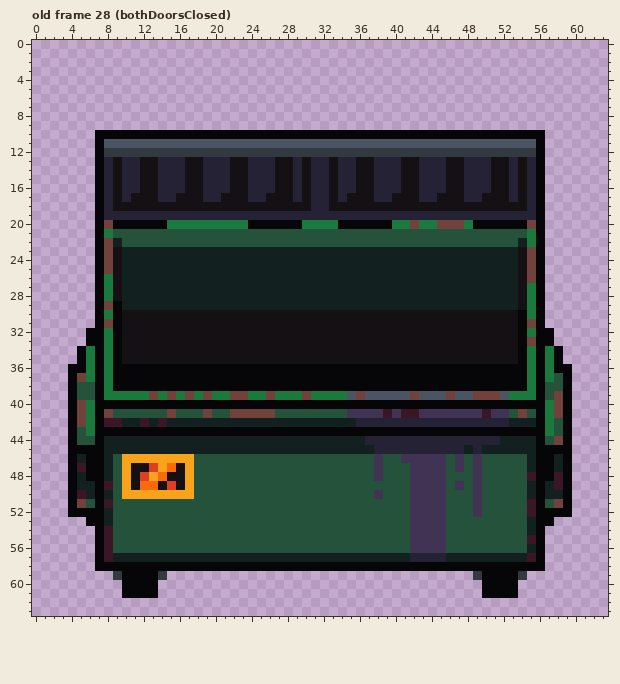
Pixel-art file -- art/dumpster.aseprite. The picture above is the old version.
64x64 pixels, 46 frames. Shown: old frame 28 (bothDoorsClosed). The commit also changed other frames, which this record leaves out.
New version:
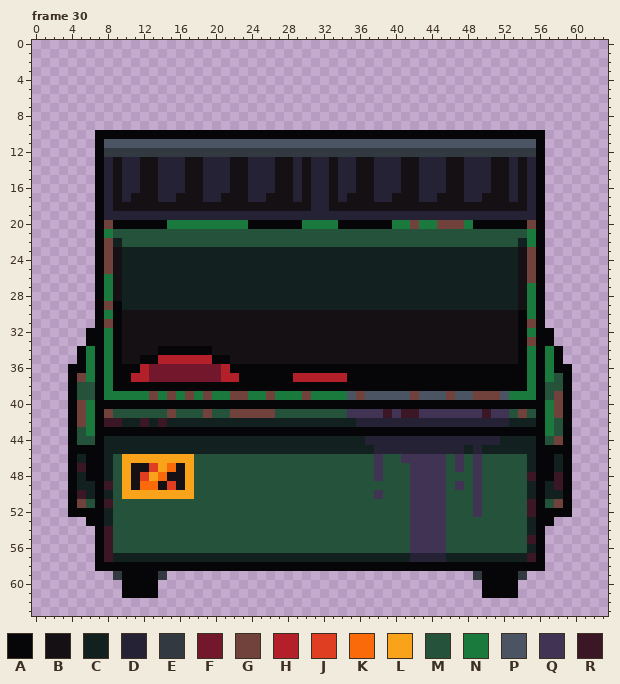
Palette (. is transparent): A #060608  B #141013  C #122020  D #242234  E #333941  F #73172d  G #71413b  H #b4202a  J #df3e23  K #fa6a0a  L #f9a31b  M #24523b  N #1a7a3e  P #4a5462  Q #403353  R #3b1725
A new or re-ordered frame is compared with the old frame closest to it.
What changed:
frames 46 -> 74
--- frame 30 is new; against old frame 28 (bothDoorsClosed), layers "Layer 2", "Layer 4"
@@ x 9..36 @@
 33 ABBBBBBBBBBBBBBBBBBBBBBBBBBB
-34 ABBBBBBBBBBBBBBBBBBBBBBBBBBB
-35 ABBBBBBBBBBBBBBBBBBBBBBBBBBB
-36 AAAAAAAAAAAAAAAAAAAAAAAAAAAA
-37 AAAAAAAAAAAAAAAAAAAAAAAAAAAA
+34 ABBBBAAAAAABBBBBBBBBBBBBBBBB
+35 ABBAAHHHHHHAABBBBBBBBBBBBBBB
+36 AAAHFFFFFFFFHAAAAAAAAAAAAAAA
+37 AAHHFFFFFFFFHHAAAAAAHHHHHHAA
 38 AAAAAAAAAAAAAAAAAAAAAAAAAAAA
Pixel boxes of the changes (left, top, right, bottom) in both pictures:
changed: (131, 346, 239, 382)
changed: (293, 373, 347, 382)
